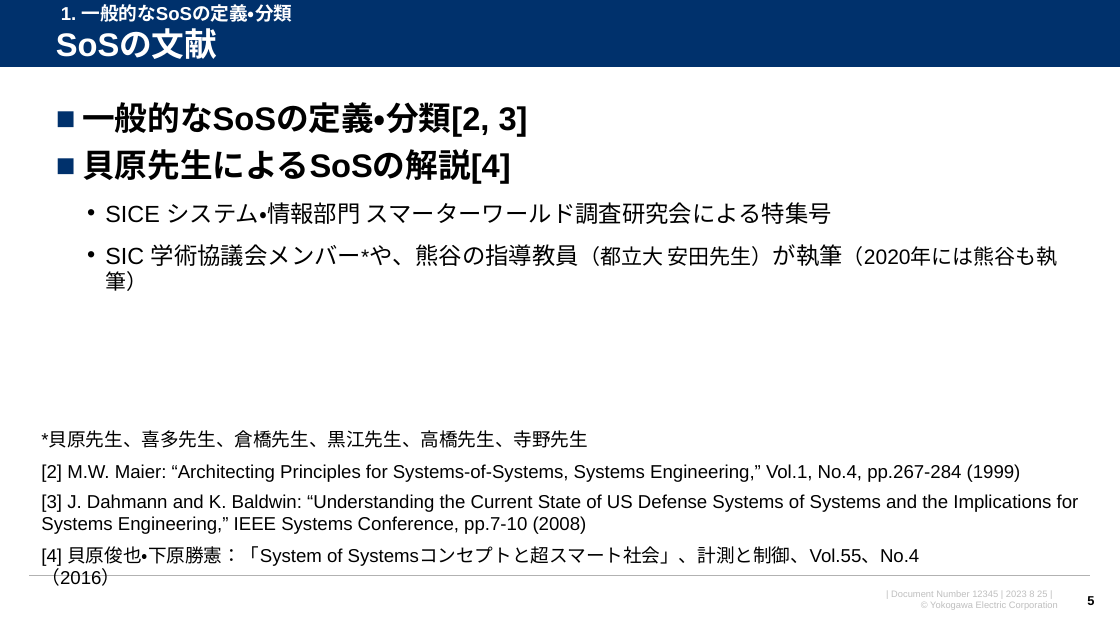
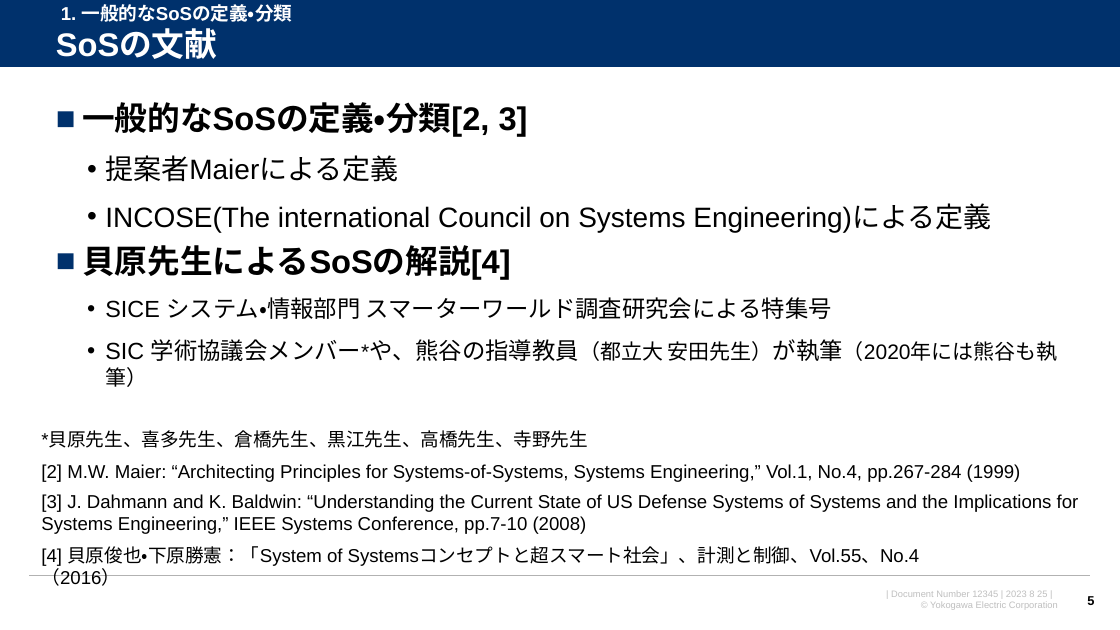
Before and after one commit to watarukumagai-git/opt, a slide deck: slide 5 of SoS/230825_SoS分科会第6回進め方のご相談_rev.0.pptx. Drawn at 1120x630 pixels with LibreOffice and Linux fonts; fonts in the diff are those of the drawing; background and template pictures are left out. Boxes give left, top, right and bottom in pixels: in the first picture for what was removed or moved away, otherwise in the second. Text is boxed around its words. In the diff, an @@ line names an element or a change of style, - is before the commit and + after.

```diff
--- a/SoS/230825_SoS分科会第6回進め方のご相談_rev.0.pptx
+++ b/SoS/230825_SoS分科会第6回進め方のご相談_rev.0.pptx
@@ text at (x1=105, y1=155, x2=991, y2=232): paragraphs added @@
+  • 提案者Maierによる定義
+  • INCOSE(The international Council on Systems Engineering)による定義
```
Also in this commit, not shown: 1 other slide changed.
